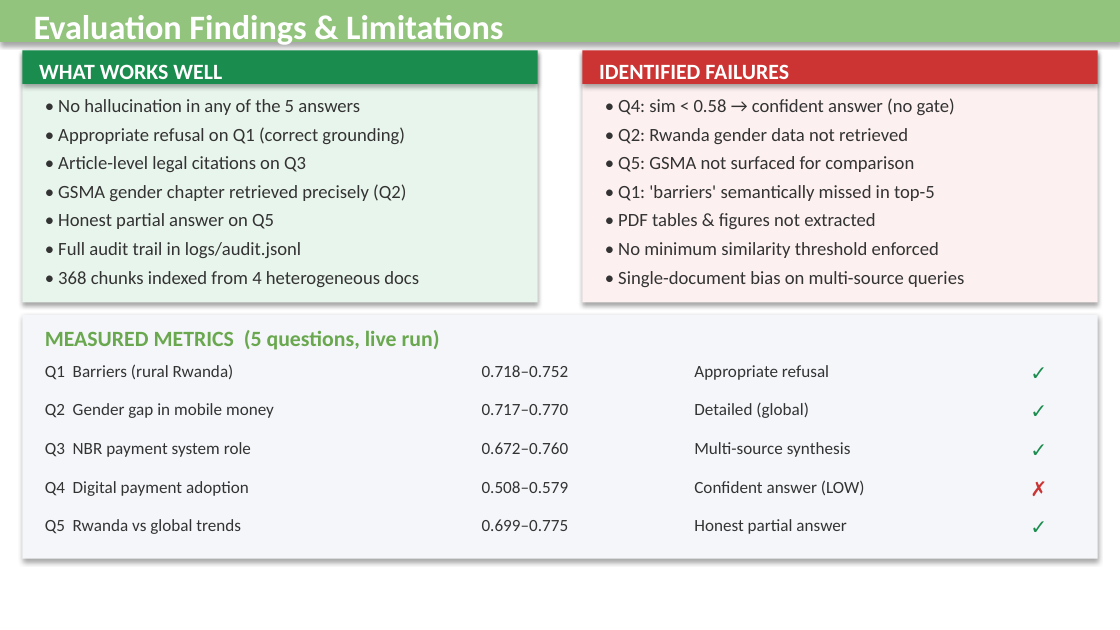
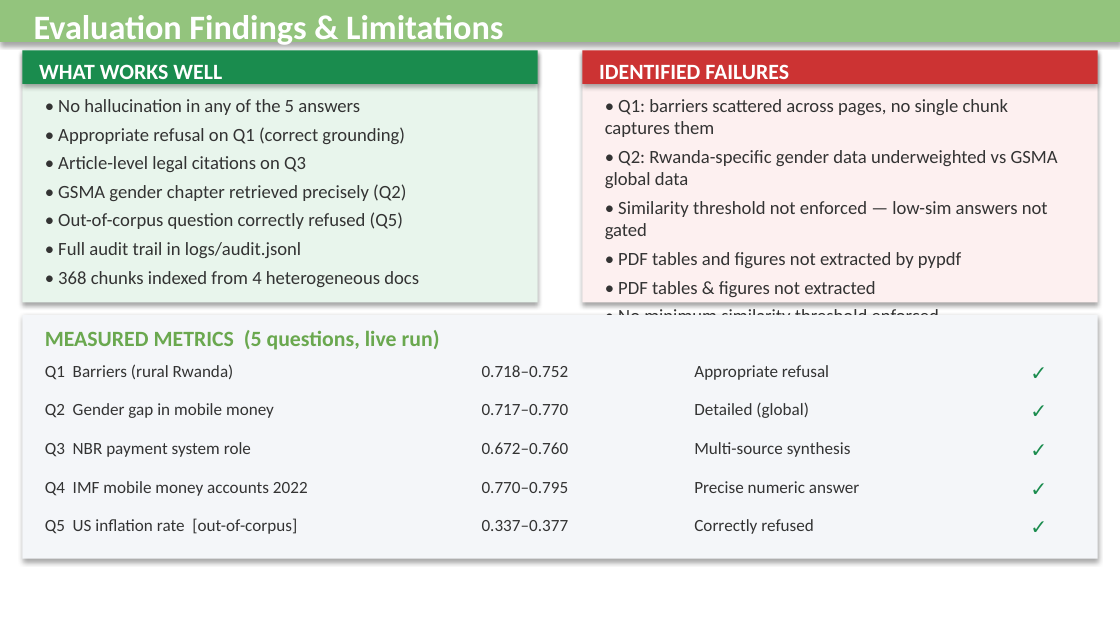
Before and after one commit to GerediNIYIBIGIRA/BNR-DS-Challenge, a slide deck: slide 6 of BNR-DS-Challenge-Geredi-Niyibigira.pptx. Drawn at 1120x630 pixels with LibreOffice and Linux fonts; fonts in the diff are those of the drawing. Boxes give left, top, right and bottom in pixels: in the first picture for what was removed or moved away, otherwise in the second. Text is boxed around its words. In the diff, an @@ line names an element or a change of style, - is before the commit and + after.

Commit message:
Replace ChromaDB with FAISS and fix evaluation pipeline
- src/retriever.py: replaced ChromaDB (segfaulting Rust binary) with
  FAISS IndexFlatIP; cosine similarity via L2-normalised inner product;
  index persists to chroma_db/*.faiss + *.pkl
- requirements.txt: chromadb -> faiss-cpu>=1.7.0
- README.md: updated architecture diagram, design choices table, and
  project structure to reflect FAISS
- evaluation/run_evaluation.py: fixed Windows cp1252 Unicode encoding
  errors (replaced non-ASCII box-drawing and check/cross chars)
- BNR-DS-Challenge-Geredi-Niyibigira.pptx: updated slides to reflect
  FAISS migration and real evaluation results (4/5 pass)

```diff
--- a/BNR-DS-Challenge-Geredi-Niyibigira.pptx
+++ b/BNR-DS-Challenge-Geredi-Niyibigira.pptx
@@ text at box(605, 99, 1058, 268): text changed @@
-• Q4: sim < 0.58 → confident answer (no gate)
-• Q2: Rwanda gender data not retrieved
-• Q5: GSMA not surfaced for comparison
-• Q1: 'barriers' semantically missed in top-5
+• Q1: barriers scattered across pages, no single chunk captures them
+• Q2: Rwanda-specific gender data underweighted vs GSMA global data
+• Similarity threshold not enforced — low-sim answers not gated
+• PDF tables and figures not extracted by pypdf
@@ text at box(58, 212, 403, 229): text changed @@
-• Honest partial answer on Q5
+• Out-of-corpus question correctly refused (Q5)
@@ text at box(1019, 470, 1098, 506): text changed; text colour #CC3333 to #1A8C4E @@
-✗
+✓
@@ text at box(45, 481, 308, 496): text changed @@
-Q4 Digital payment adoption
+Q4 IMF mobile money accounts 2022
@@ text at box(482, 482, 569, 493): text changed @@
-0.508–0.579
+0.770–0.795
@@ text at box(694, 481, 859, 493): text changed @@
-Confident answer (LOW)
+Precise numeric answer
@@ text at box(45, 518, 297, 534): text changed @@
-Q5 Rwanda vs global trends
+Q5 US inflation rate [out-of-corpus]
@@ text at box(482, 520, 569, 531): text changed @@
-0.699–0.775
+0.337–0.377
@@ text at box(694, 519, 814, 534): text changed @@
-Honest partial answer
+Correctly refused
```
Also in this commit, not shown: 5 other slides changed, 4 other files.
